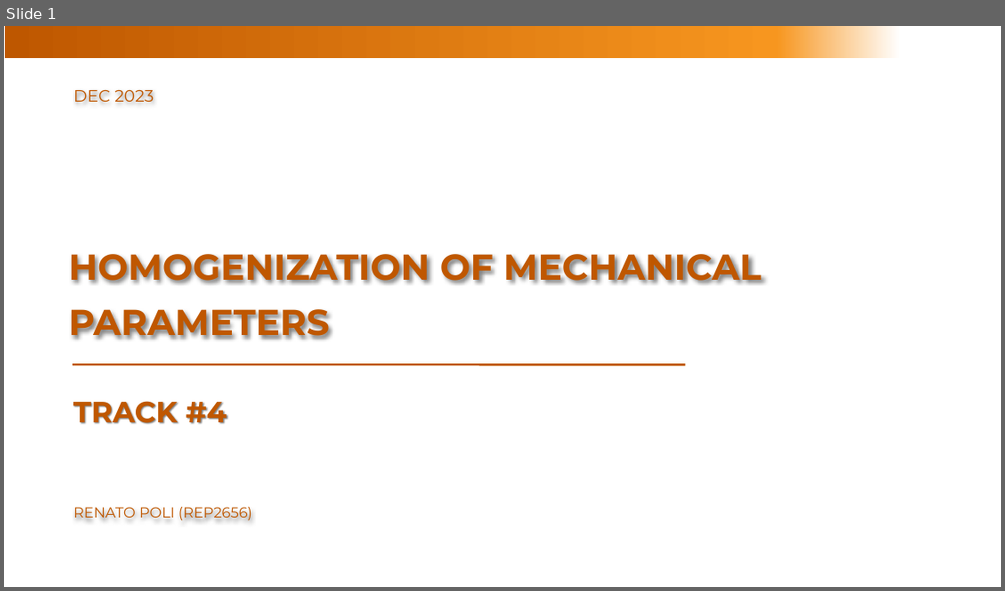
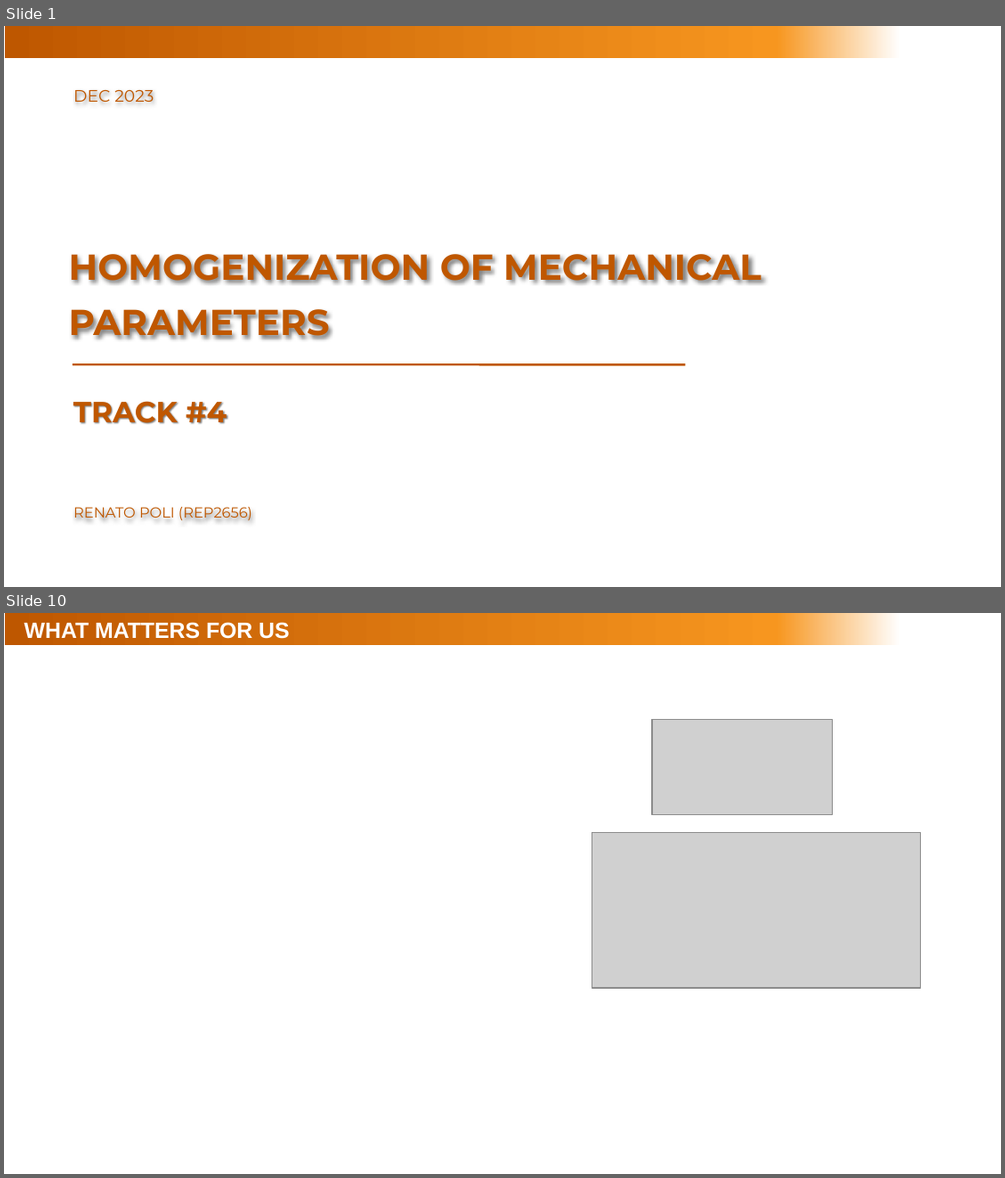
Before and after one commit to rebpoli/Doutorado, a slide deck: Research/2023-12-Track-4-Homogenization-Mechanical-Params.pptx. Shown one above the other, each under a label of ours: slide 1 before the commit, slides 1 and 10 after it; the slides between them are not shown. The pictures are 1005x591 and 1005x1178 pixels, drawn with LibreOffice and Linux fonts; fonts in the diff are those of the drawing; grey boxes stand for pictures; background and template pictures are left out. Boxes give left, top, right and bottom in pixels: in the first picture for what was removed or moved away, otherwise in the second. Text is boxed around its words. In the diff, an @@ line names an element or a change of style, - is before the commit and + after.

```diff
--- a/Research/2023-12-Track-4-Homogenization-Mechanical-Params.pptx
+++ b/Research/2023-12-Track-4-Homogenization-Mechanical-Params.pptx
@@ slide 10 added at bbox=[4, 613, 1001, 1174], background #FFFFFF; not listed: 2 template elements that a slide beside it also shows @@
@@ title added at bbox=[24, 622, 289, 639], 16 pt, text #FFFFFF, bold @@
+WHAT MATTERS FOR US
@@ picture added at bbox=[652, 720, 833, 814] @@
@@ picture added at bbox=[592, 832, 920, 988] @@
```
Also in this commit, not shown: 1 slide changed, 7 other slides added, 12 other files.
